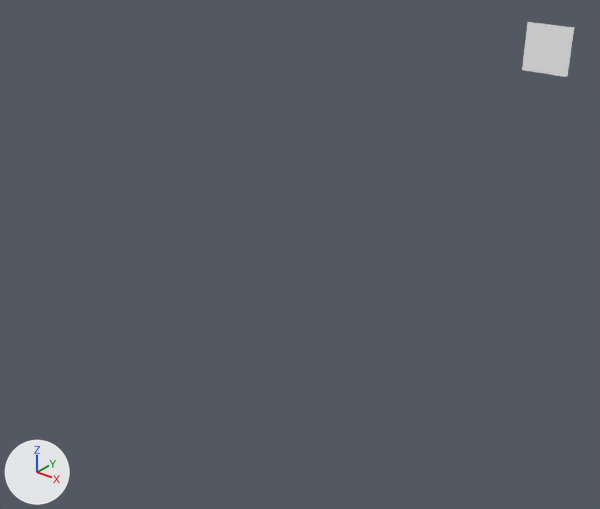
An edit to the Blender file blender/Syndicate.blend, drawn before and after from the same camera.
Both versions are drawn from a 50 mm lens placed at (7.41, -5.33, 6.34), pointed at (1.43, 2.13, 1.71). Lighting does not change. The marker at lower left points along +X, +Y and +Z.
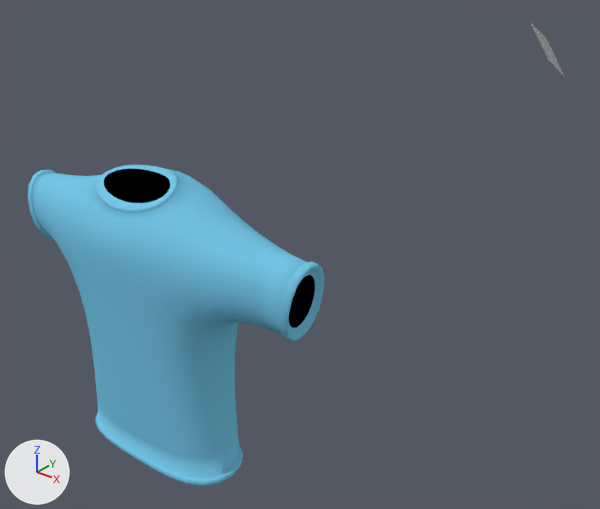
Where the change shows, as pixel boxes [x1, y1, x2, y2] in the pictures (600 x 509 px):
'Main', added (cyan)
    after: [28, 165, 325, 486]
    faces in mat_material_001 (cyan #76c6e7): [28, 165, 325, 486]
    faces in mat_material_002 (black #000000): [104, 169, 315, 328]
'Plane', turned
    before: [522, 22, 574, 77]
    after: [530, 22, 565, 77]

Edits to the bpy script that builds the scene:
```text
Add mat_material_002:
    mat_material_002 = diffuse_material('Material.002')
    mat_material_002.base_color = (0.0, 0.0, 0.0)  # black #000000
Add mat_material_001:
    mat_material_001 = diffuse_material('Material.001')
    mat_material_001.base_color = (0.181, 0.567, 0.801)  # cyan #76c6e7
Add me_cube:
    me_cube.from_pydata(...)  # 75 vertices, 66 faces; spans x 0.0..5.83, y -1.98..2.06, z -4.9..4.69
    me_cube.polygons.foreach_set('use_smooth', [True] * 66)
    # faces by material slot: [53, 13]
    me_cube.materials.append(mat_material_001)  # cyan #76c6e7
    me_cube.materials.append(mat_material_002)  # black #000000
Change ob_plane:
    ob_plane.rotation_euler: (1.571, 1.571, 0.0) -> (3.375, 0.978, 0.959)  # degrees (90, 90, 0) -> degrees (193, 56, 55)
Add ob_main:
    ob_main = bpy.data.objects.new('Main', me_cube)
    ob_main.location = (0.0, 0.91, 0.87)
    ob_main.scale = (0.422, 0.422, 0.422)
    _m = ob_main.modifiers.new('Mirror', 'MIRROR')
    _m.use_clip = True
    _m = ob_main.modifiers.new('Subsurf', 'SUBSURF')
```
